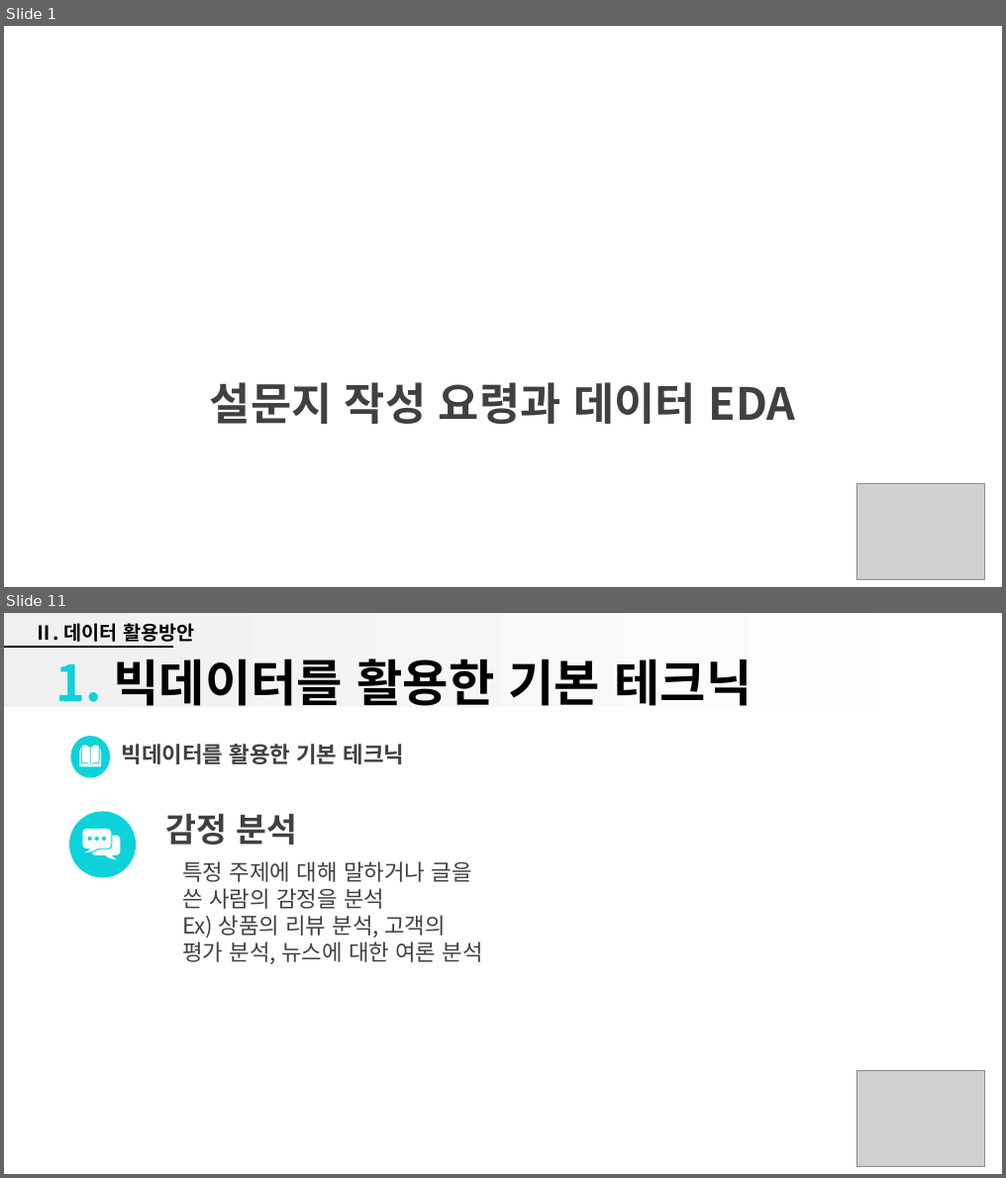
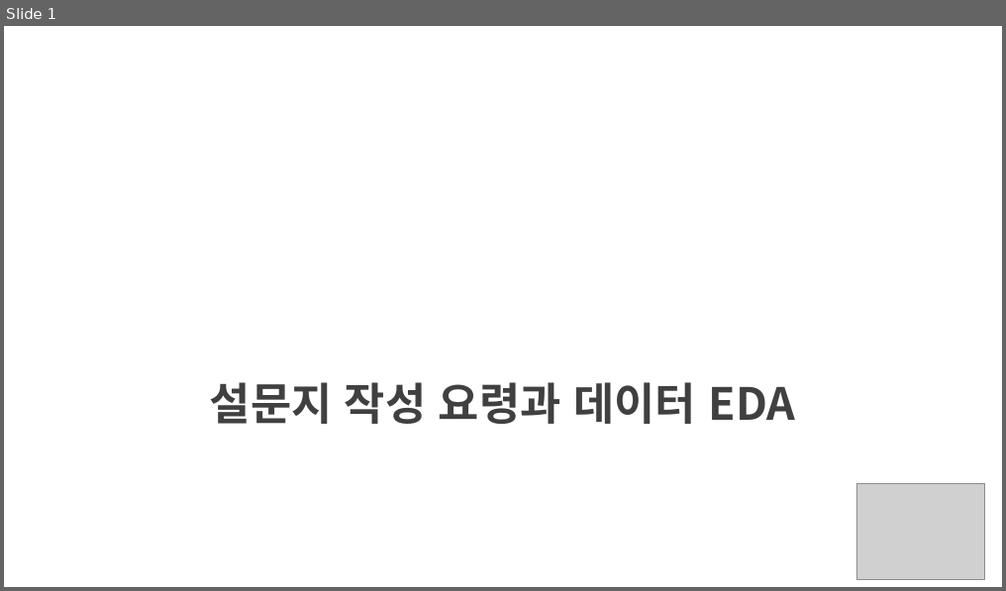
Before and after one commit to kyunleader/-, a slide deck: 과학교 2주차 발표자료.pptx. Shown one above the other, each under a label of ours: slides 1 and 11 before the commit, slide 1 after it; the slides between them are not shown. The pictures are 1006x1178 and 1006x591 pixels, drawn with LibreOffice and Linux fonts; fonts in the diff are those of the drawing; grey boxes stand for pictures; background and template pictures are left out. Boxes give left, top, right and bottom in pixels: in the first picture for what was removed or moved away, otherwise in the second. Text is boxed around its words. In the diff, an @@ line names an element or a change of style, - is before the commit and + after.

```diff
--- a/과학교 2주차 발표자료.pptx
+++ b/과학교 2주차 발표자료.pptx
@@ slide 11 removed at (4,613,1002,1174), background #FFFFFF @@
@@ rectangle removed at (4,613,998,707) @@
@@ text removed at (34,623,194,642) @@
-Ⅱ. 데이터 활용방안
@@ line removed from (4, 646) to (172, 646) @@
@@ title removed at (56,659,751,706) @@
-1. 빅데이터를 활용한 기본 테크닉
@@ ellipse removed at (71,736,110,777) @@
@@ freeform shape removed at (80,745,102,766) @@
@@ text removed at (122,744,405,764) @@
-빅데이터를 활용한 기본 테크닉
@@ ellipse removed at (70,812,137,878) @@
@@ text removed at (166,814,298,845) @@
-감정 분석
@@ freeform shape removed at (83,829,121,860) @@
@@ text removed at (182,861,483,964) @@
-특정 주제에 대해 말하거나 글을 쓴 사람의 감정을 분석
-Ex) 상품의 리뷰 분석, 고객의 평가 분석, 뉴스에 대한 여론 분석
@@ picture removed at (856,1071,985,1166) @@
```
Also in this commit, not shown: 2 slides changed, 28 slides added, 22 other slides removed.
